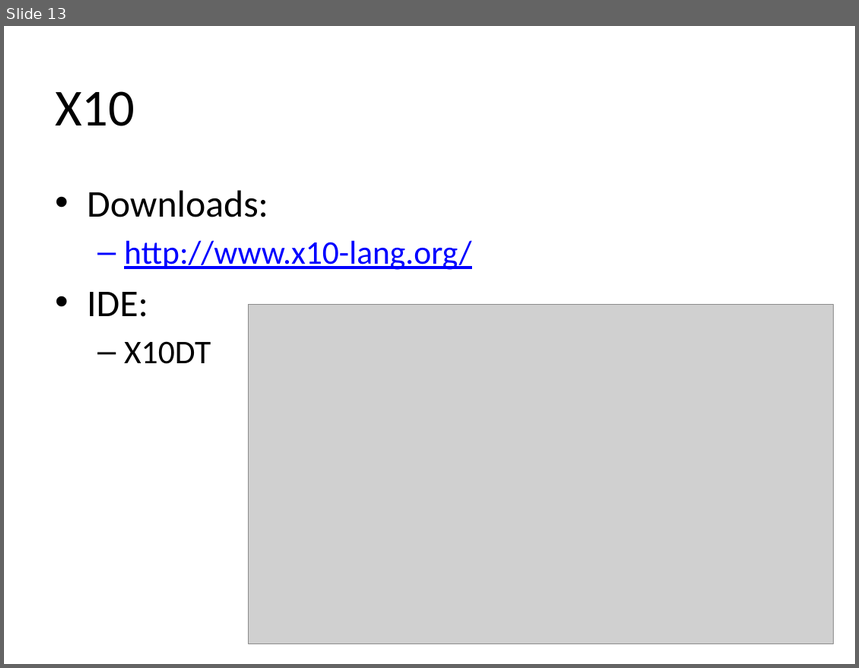
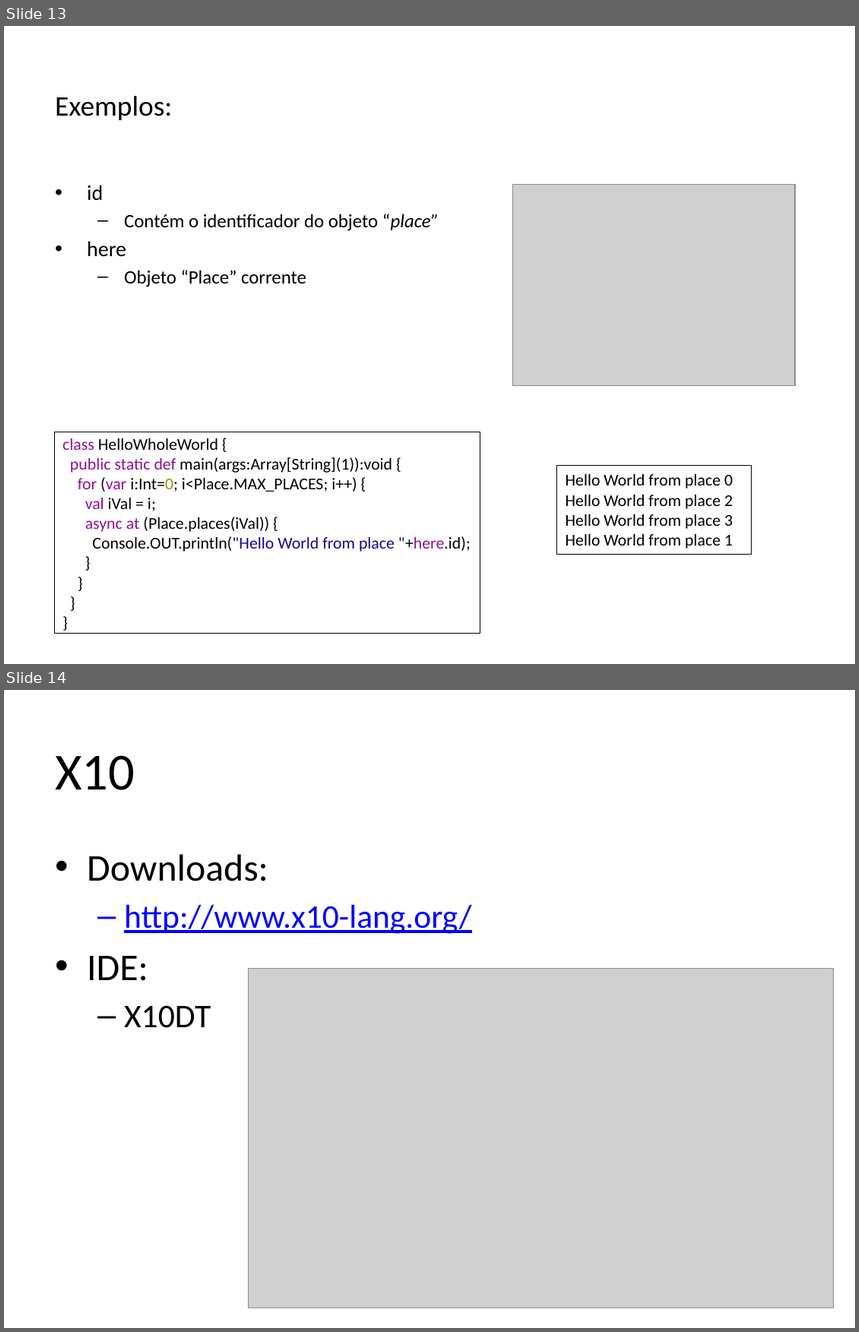
Before and after one commit to lquatrin/inf2591, a slide deck: x10.pptx. Shown one above the other, each under a label of ours: slide 13 before the commit, slides 13 and 14 after it. The pictures are 859x668 and 859x1332 pixels, drawn with LibreOffice and Linux fonts; fonts in the diff are those of the drawing; grey boxes stand for pictures. Boxes give left, top, right and bottom in pixels: in the first picture for what was removed or moved away, otherwise in the second. Text is boxed around its words. In the diff, an @@ line names an element or a change of style, - is before the commit and + after.

```diff
--- a/x10.pptx
+++ b/x10.pptx
@@ slide 13 added at (4,26,855,664), background #FFFFFF @@
@@ title added at (55,96,172,120), 24 pt, text #000000 @@
+Exemplos:
@@ text added at (87,185,439,287), 16 pt, text #000000 @@
+• id
+  – Contém o identificador do objeto “place”
+• here
+  – Objeto “Place” corrente
@@ picture added at (513,184,794,386) @@
@@ rectangle added at (54,432,480,633), fill #FFFFFF, outline #000000 0.25 pt, 14 pt, text #000000 @@
+class HelloWholeWorld {
+public static def main(args:Array[String](1)):void {
+for (var i:Int=0; i<Place.MAX_PLACES; i++) {
+val iVal = i;
+async at (Place.places(iVal)) {
+Console.OUT.println("Hello World from place "+here.id);
+}
+}
+}
+}
@@ rectangle added at (557,466,751,555), outline #000000 0.25 pt, 14 pt, text #000000 @@
+Hello World from place 0
+Hello World from place 2
+Hello World from place 3
+Hello World from place 1
@@ what was slide 13 is now slide 14 @@
```
Also in this commit, not shown: 1 slide changed.
